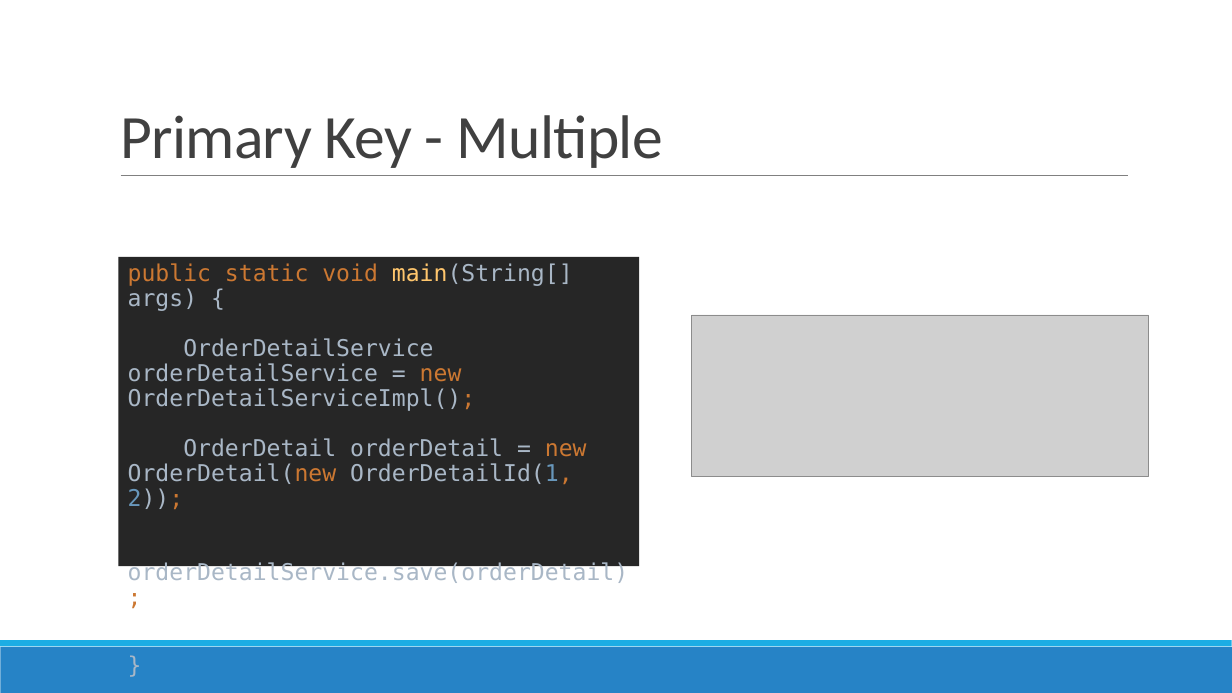
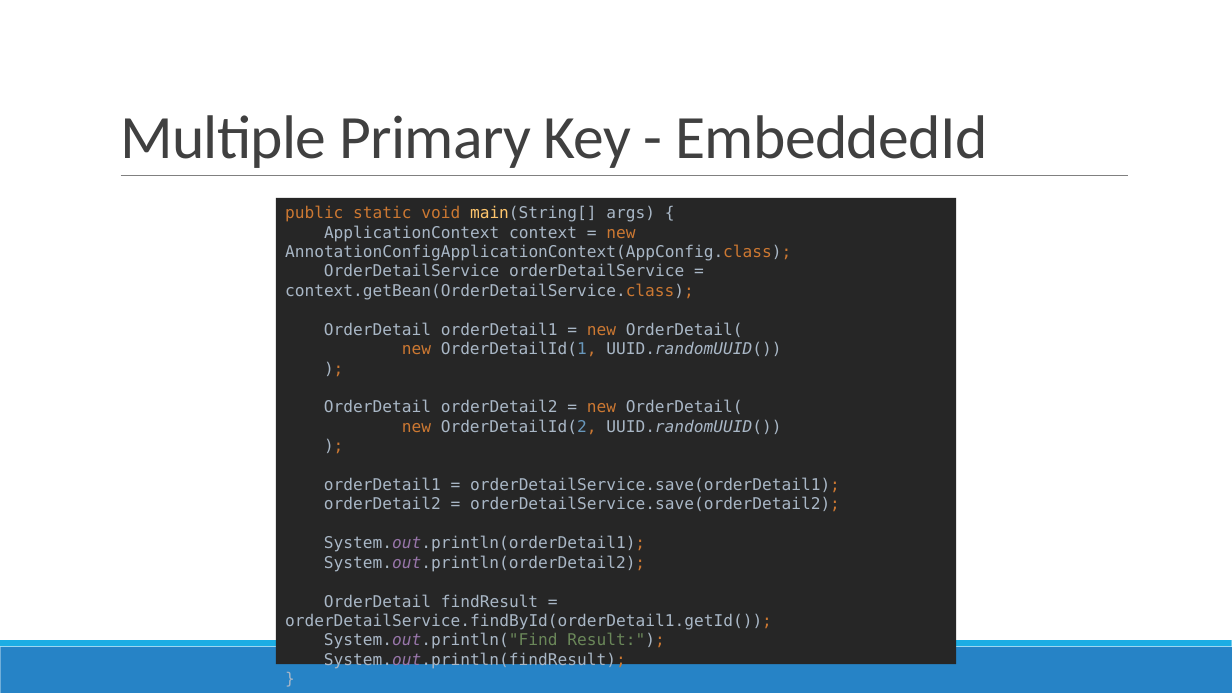
Before and after one commit to nguyenthanhtam1102/trainee-dev-vti-public, a slide deck: slide 34 of Tuần 6 - Java/Advanced Java.pptx (slide 22 before the commit). Drawn at 1232x693 pixels with LibreOffice and Linux fonts; fonts in the diff are those of the drawing; grey boxes stand for pictures. Boxes give left, top, right and bottom in pixels: in the first picture for what was removed or moved away, otherwise in the second. Text is boxed around its words. In the diff, an @@ line names an element or a change of style, - is before the commit and + after.

```diff
--- a/Tuần 6 - Java/Advanced Java.pptx
+++ b/Tuần 6 - Java/Advanced Java.pptx
@@ title at <box>120,115,987,168</box>: text changed @@
-Primary Key - Multiple
+Multiple Primary Key - EmbeddedId
@@ text "public static void main(String[] args) ...": place and size @@
-text "public static void main(String[] args) ..." at <box>118,257,640,567</box>
+text "public static void main(String[] args) ..." at <box>276,198,957,665</box>
@@ text at <box>285,205,840,669</box>: text changed; size 18 to 12.6 pt @@
-  public static void main(String[] args) {
-  OrderDetailService orderDetailService = new OrderDetailServiceImpl();
-  OrderDetail orderDetail = new OrderDetail(new OrderDetailId(1, 2));
-  orderDetailService.save(orderDetail);
-  }
+  public static void main(String[] args) {
+  ApplicationContext context = new AnnotationConfigApplicationContext(AppConfig.class);
+  OrderDetailService orderDetailService = context.getBean(OrderDetailService.class);
+  OrderDetail orderDetail1 = new OrderDetail(
+  new OrderDetailId(1, UUID.randomUUID())
+  );
+  OrderDetail orderDetail2 = new OrderDetail(
+  new OrderDetailId(2, UUID.randomUUID())
+  );
+  orderDetail1 = orderDetailService.save(orderDetail1);
+  orderDetail2 = orderDetailService.save(orderDetail2);
+  System.out.println(orderDetail1);
+  System.out.println(orderDetail2);
+  OrderDetail findResult = orderDetailService.findById(orderDetail1.getId());
+  System.out.println("Find Result:");
+  System.out.println(findResult);
+  }
@@ picture removed at <box>692,315,1149,476</box> @@
```
Also in this commit, not shown: 52 other slides changed, 39 slides added, 12 slides removed.
